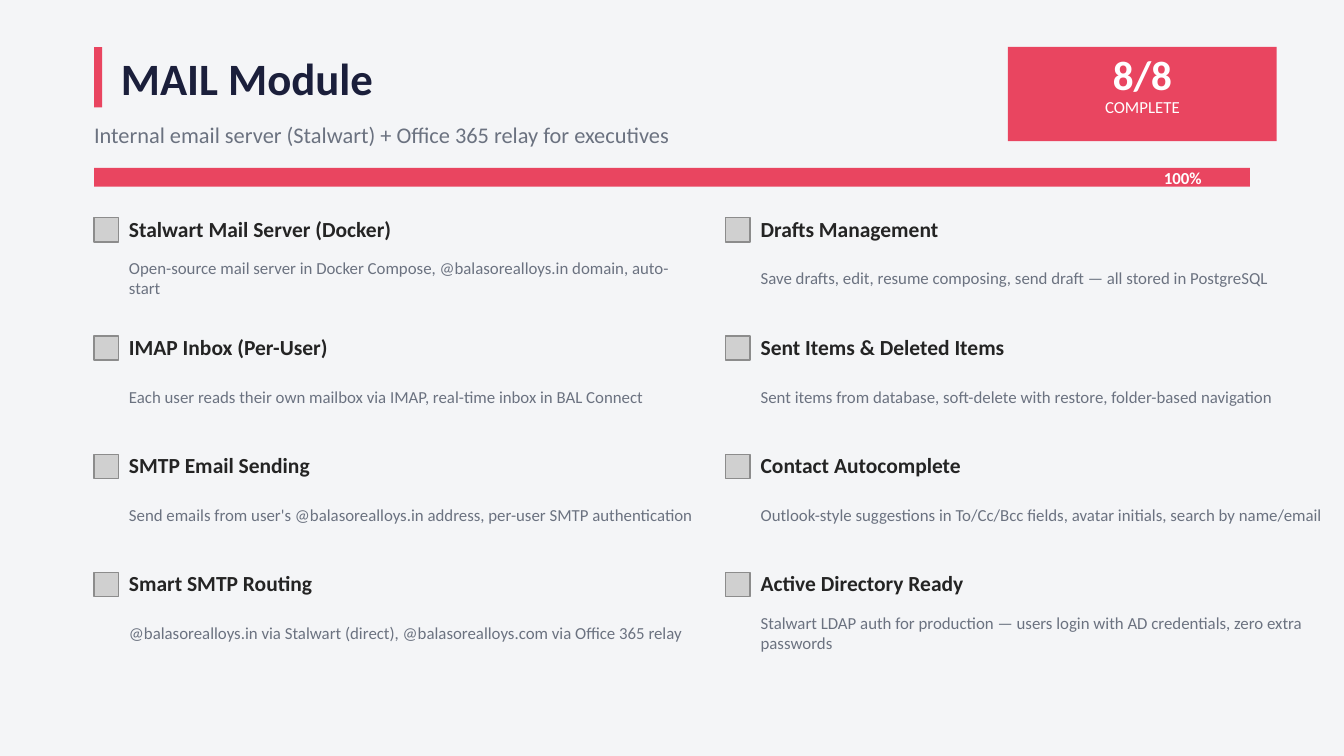
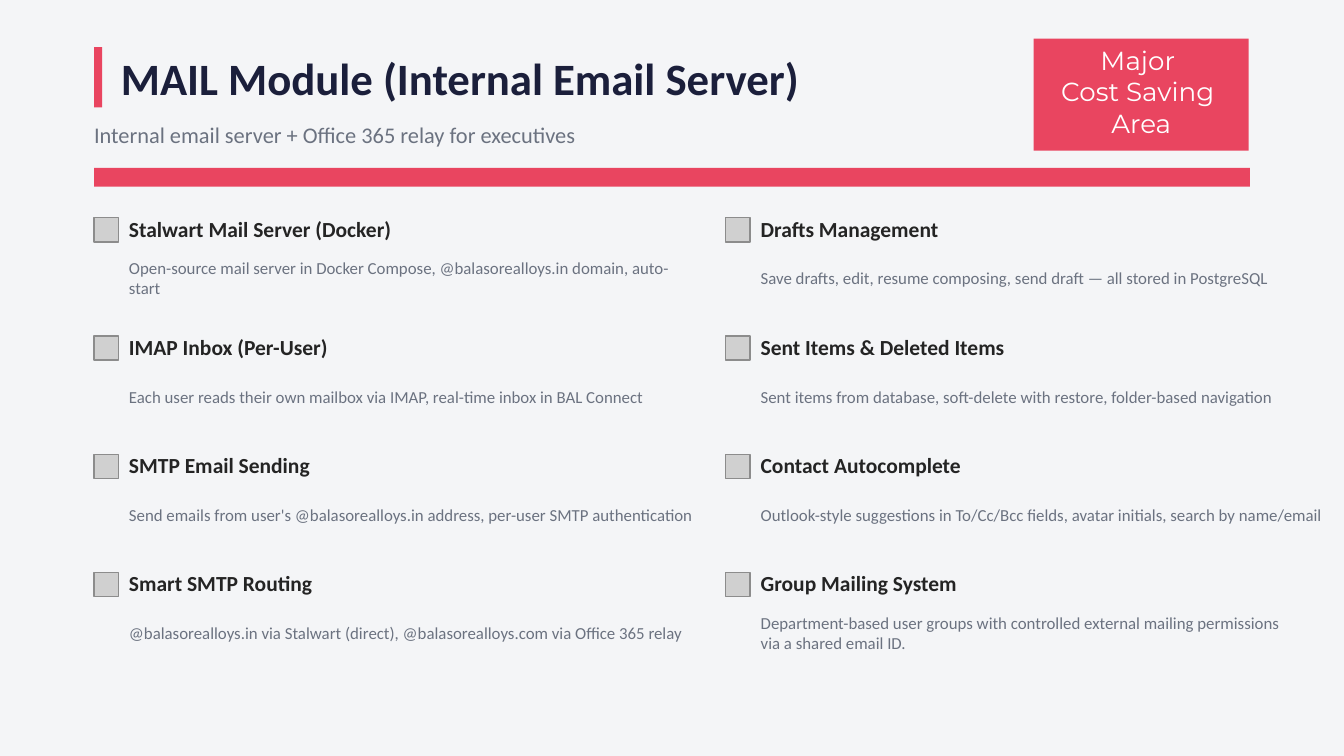
Before and after one commit to dipesh3088balasorealloys/Internal_Communication, a slide deck: slide 5 of docs/BAL_Connect_V1_Progress_Report_updated_ppt.pptx (slide 6 before the commit). Drawn at 1344x756 pixels with LibreOffice and Linux fonts; fonts in the diff are those of the drawing; grey boxes stand for pictures. Boxes give left, top, right and bottom in pixels: in the first picture for what was removed or moved away, otherwise in the second. Text is boxed around its words. In the diff, an @@ line names an element or a change of style, - is before the commit and + after.

Commit message:
All fixes: conversation load, presence reset, login page, email routing

```diff
--- a/docs/BAL_Connect_V1_Progress_Report_updated_ppt.pptx
+++ b/docs/BAL_Connect_V1_Progress_Report_updated_ppt.pptx
@@ rectangle: place and size @@
-rectangle at box(1008, 47, 1277, 141)
+rectangle at box(1034, 39, 1249, 151)
@@ text added at box(1061, 50, 1214, 133), 14 pt, text #FFFFFF @@
+Major
+Cost Saving
+Area
@@ text at box(121, 62, 799, 102): text changed @@
-MAIL Module
+MAIL Module (Internal Email Server)
@@ text removed at box(1113, 61, 1172, 92) @@
-8/8
@@ text removed at box(1105, 102, 1180, 113) @@
-COMPLETE
@@ text at box(94, 127, 575, 147): text changed @@
-Internal email server (Stalwart) + Office 365 relay for executives
+Internal email server + Office 365 relay for executives
@@ text removed at box(1164, 172, 1202, 189) @@
-100%
@@ text at box(761, 576, 957, 595): text changed @@
-Active Directory Ready
+Group Mailing System
@@ text at box(761, 617, 1279, 649): text changed @@
-Stalwart LDAP auth for production — users login with AD credentials, zero extra passwords
+Department-based user groups with controlled external mailing permissions via a shared email ID.
```
Also in this commit, not shown: 5 other slides changed, 2 slides added, 4 slides removed, 9 other files.
